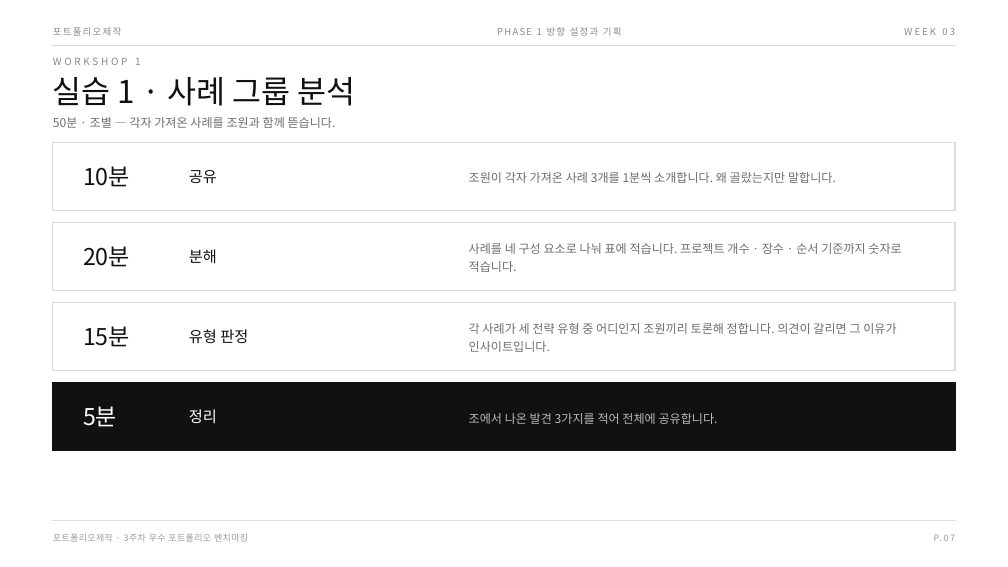
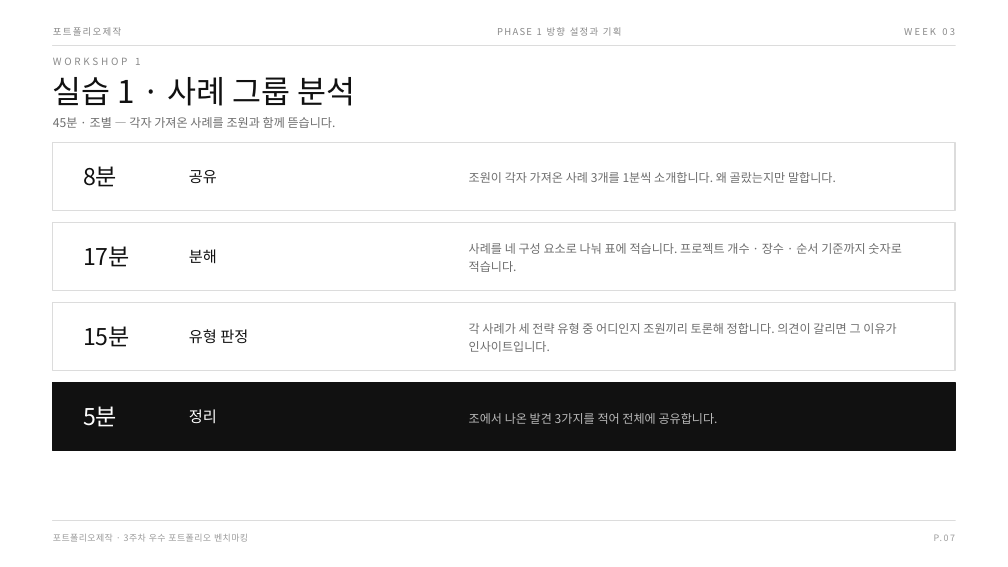
Before and after one commit to design-eng/MIN.D, a slide deck: slide 12 of dist/weeks-포트폴리오제작/포트폴리오제작_03주차_벤치마킹.pptx. Drawn at 1008x567 pixels with LibreOffice and Linux fonts; fonts in the diff are those of the drawing. Boxes give left, top, right and bottom in pixels: in the first picture for what was removed or moved away, otherwise in the second. Text is boxed around its words. In the diff, an @@ line names an element or a change of style, - is before the commit and + after.

```diff
--- a/dist/weeks-포트폴리오제작/포트폴리오제작_03주차_벤치마킹.pptx
+++ b/dist/weeks-포트폴리오제작/포트폴리오제작_03주차_벤치마킹.pptx
@@ text at (x1=53, y1=117, x2=336, y2=128): text changed @@
-50분 · 조별 — 각자 가져온 사례를 조원과 함께 뜯습니다.
+45분 · 조별 — 각자 가져온 사례를 조원과 함께 뜯습니다.
@@ text at (x1=83, y1=166, x2=117, y2=187): text changed @@
-10분
+8분
@@ text at (x1=83, y1=246, x2=130, y2=267): text changed @@
-20분
+17분
```
Also in this commit, not shown: 3 other slides changed, 4 other files.
